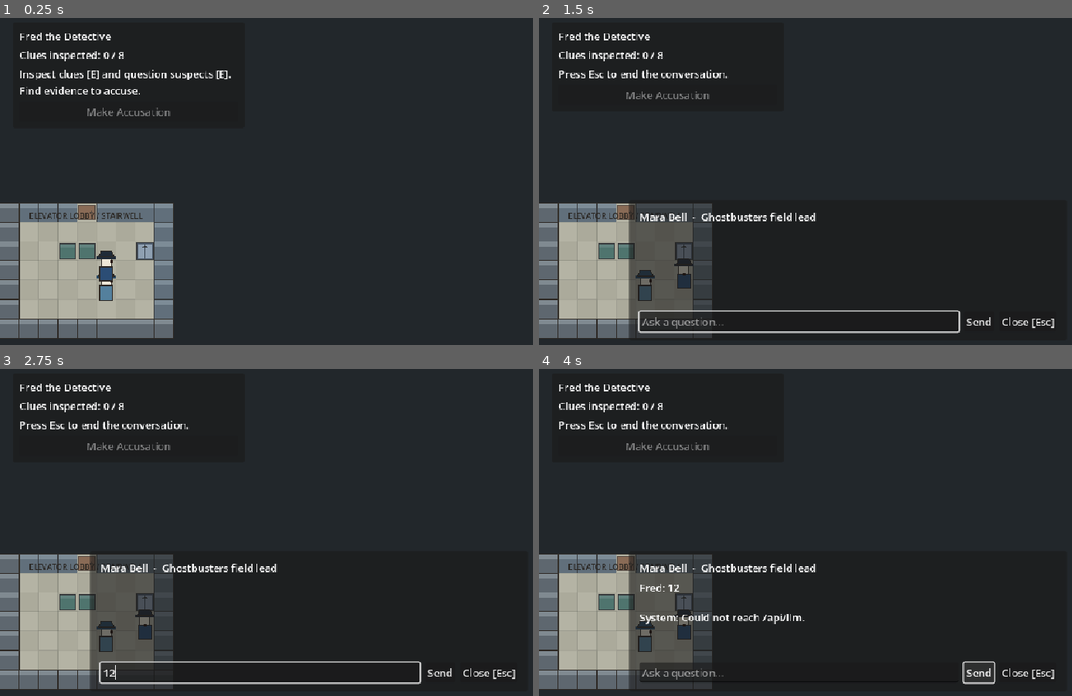
Above: before the commit, frames 1-4 (two rows, left to right).
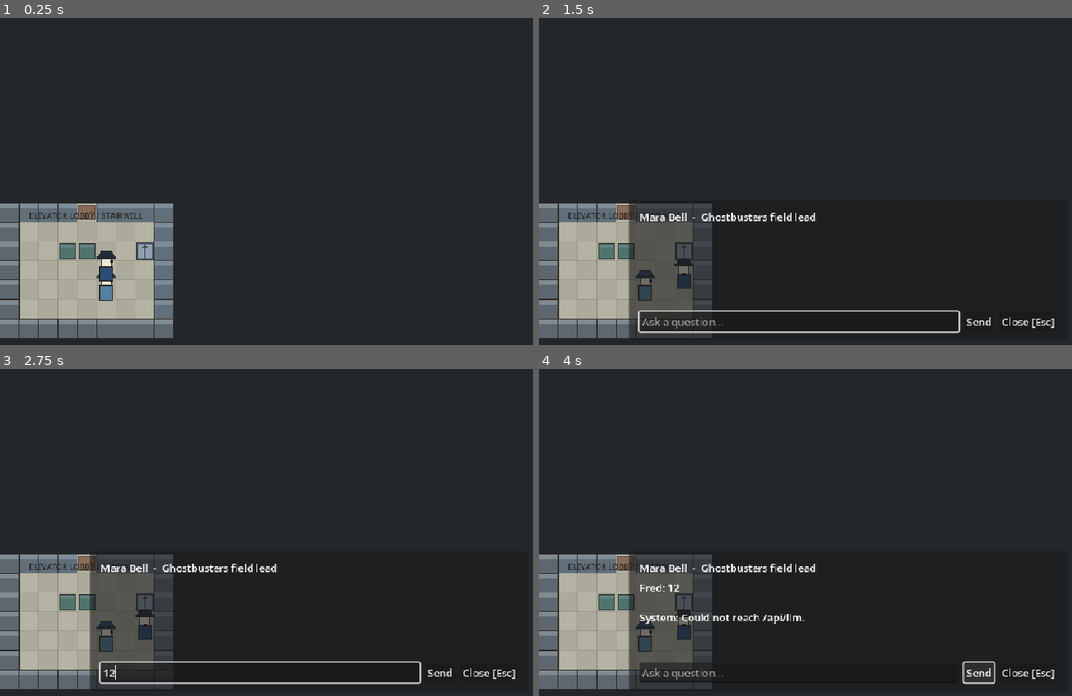
Above: after the commit, the same moments.

Repository: grand-cat-unknown/fred-the-detective
Game: Godot game, scene res://scenes/main.tscn
Two runs of this game, one before a commit and one after it. Both use one fixed random seed, a clock stepped at 60 frames per second and the inputs below.
Inputs (mouse positions are in pixels of both pictures, inside the frame that each line leads up to):
- Up to frame 1 (0.25 s): no input
- Up to frame 2 (1.5 s): tap Enter at 0.5 s; hold Right (ui_right) 0.53-1.28 s; hold E (interact) 0.53-1.28 s; tap Space at 1.25 s; hold Down (ui_down) from 1.28 s (still down); tap E (interact) at 1.35 s
- Up to frame 3 (2.75 s): release Down (ui_down) at 2 s; click (261, 673) at 2.02 s; type "12" at 2.1 s
- Up to frame 4 (4 s): click "Send" at 2.75 s; tap Enter at 3.5 s; hold Right (ui_right) from 3.53 s (still down); hold E (interact) from 3.53 s (still down)

The runs differ from the first frame. In frame 1, 1.2% of the frame differs, in the area x 3-44%, y 4-31%; in frame 2, 0.9%; in frame 3, 0.9%; in frame 4, 0.9%.

Commit message:
Refactos

Diff:
--- a/scenes/main.tscn
+++ b/scenes/main.tscn
@@ -7,35 +7,31 @@
 [ext_resource type="PackedScene" path="res://scenes/ui/clue_panel.tscn" id="5_clue"]
 [ext_resource type="PackedScene" path="res://scenes/ui/accusation_panel.tscn" id="6_accusation"]
 [ext_resource type="PackedScene" path="res://scenes/ui/result_panel.tscn" id="7_result"]
-[ext_resource type="Script" path="res://scripts/world/world_view.gd" id="8_world"]
+[ext_resource type="Script" uid="uid://xdd0ey5aqq13" path="res://scripts/world/world_view.gd" id="8_world"]
 
 [node name="Game" type="Node2D" unique_id=744785900]
 script = ExtResource("1_game")
 
-[node name="WorldView" type="Node2D" parent="."]
+[node name="WorldView" type="Node2D" parent="." unique_id=1541119895]
 unique_name_in_owner = true
 script = ExtResource("8_world")
 
-[node name="HUDLayer" type="CanvasLayer" parent="."]
+[node name="HUDLayer" type="CanvasLayer" parent="." unique_id=946559991]
 unique_name_in_owner = true
 
-[node name="HUDPanel" parent="HUDLayer" instance=ExtResource("2_hud")]
+[node name="HUDPanel" parent="HUDLayer" unique_id=1935004664 instance=ExtResource("2_hud")]
+visible = false
+
+[node name="InteractPrompt" parent="HUDLayer" unique_id=1173601193 instance=ExtResource("3_prompt")]
+visible = true
+
+[node name="DialoguePanel" parent="HUDLayer" unique_id=103236698 instance=ExtResource("4_dialogue")]
+
+[node name="CluePanel" parent="HUDLayer" unique_id=1310181621 instance=ExtResource("5_clue")]
+
+[node name="AccusationPanel" parent="HUDLayer" unique_id=1162969231 instance=ExtResource("6_accusation")]
+
+[node name="ResultPanel" parent="HUDLayer" unique_id=1150150628 instance=ExtResource("7_result")]
+
+[node name="LLMRequest" type="HTTPRequest" parent="." unique_id=616474149]
 unique_name_in_owner = true
-
-[node name="InteractPrompt" parent="HUDLayer" instance=ExtResource("3_prompt")]
-unique_name_in_owner = true
-
-[node name="DialoguePanel" parent="HUDLayer" instance=ExtResource("4_dialogue")]
-unique_name_in_owner = true
-
-[node name="CluePanel" parent="HUDLayer" instance=ExtResource("5_clue")]
-unique_name_in_owner = true
-
-[node name="AccusationPanel" parent="HUDLayer" instance=ExtResource("6_accusation")]
-unique_name_in_owner = true
-
-[node name="ResultPanel" parent="HUDLayer" instance=ExtResource("7_result")]
-unique_name_in_owner = true
-
-[node name="LLMRequest" type="HTTPRequest" parent="."]
-unique_name_in_owner = true
Not shown: 1 places in scenes/main.tscn that only renumber resources
